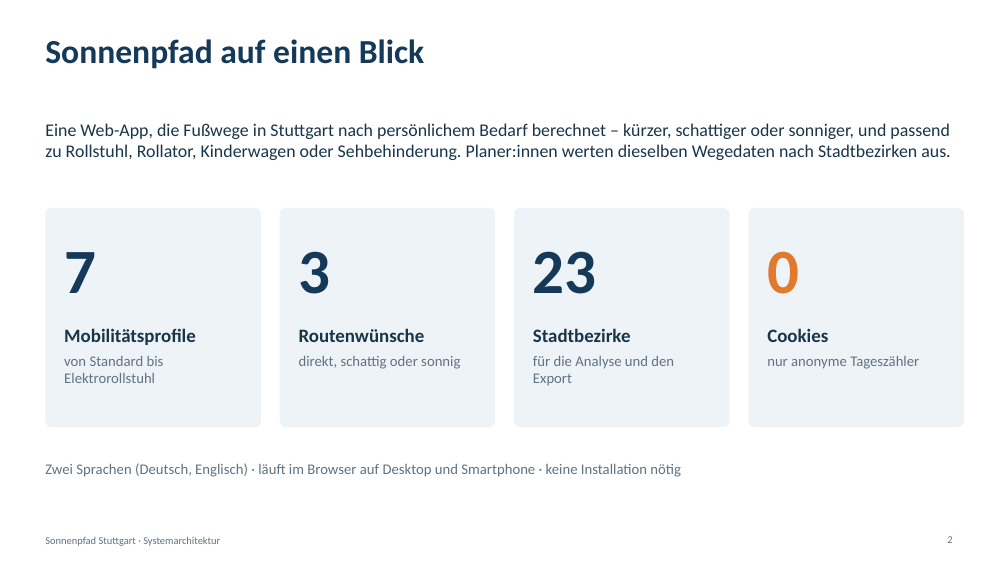
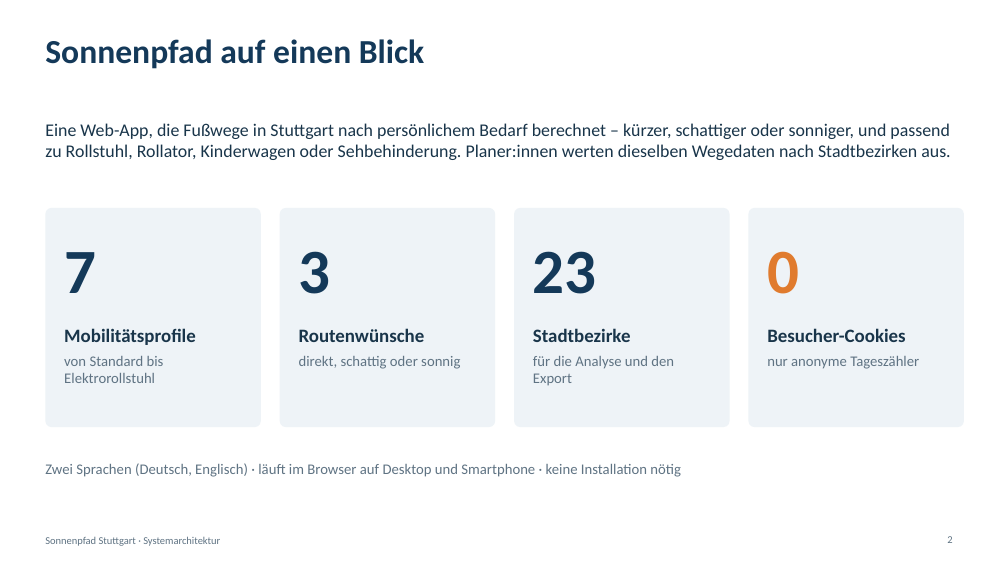
Before and after one commit to Reza-Bakhshi7/sonnenpfad-stuttgart, a slide deck: slide 2 of docs/architektur/Sonnenpfad-Systemarchitektur.pptx. Drawn at 1008x567 pixels with LibreOffice and Linux fonts; fonts in the diff are those of the drawing. Boxes give left, top, right and bottom in pixels: in the first picture for what was removed or moved away, otherwise in the second. Text is boxed around its words. In the diff, an @@ line names an element or a change of style, - is before the commit and + after.

```diff
--- a/docs/architektur/Sonnenpfad-Systemarchitektur.pptx
+++ b/docs/architektur/Sonnenpfad-Systemarchitektur.pptx
@@ text at (767,328,905,342): text changed @@
-Cookies
+Besucher-Cookies
```
Also in this commit, not shown: 7 other slides changed, 32 other files.
